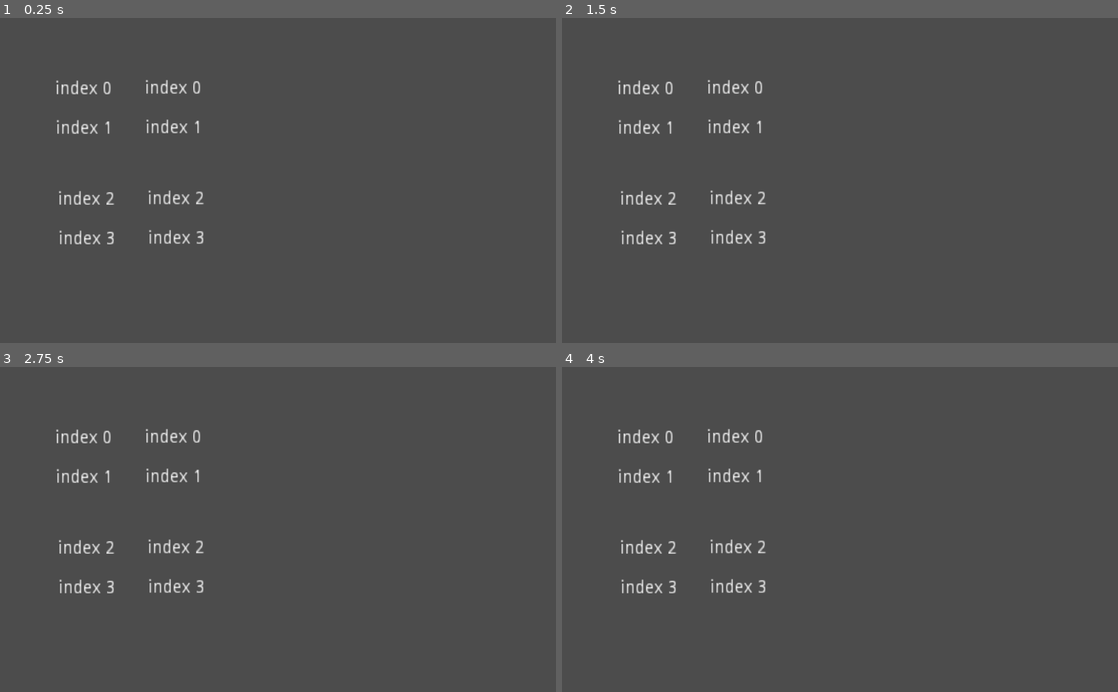
Above: before the commit, frames 1-4 (two rows, left to right).
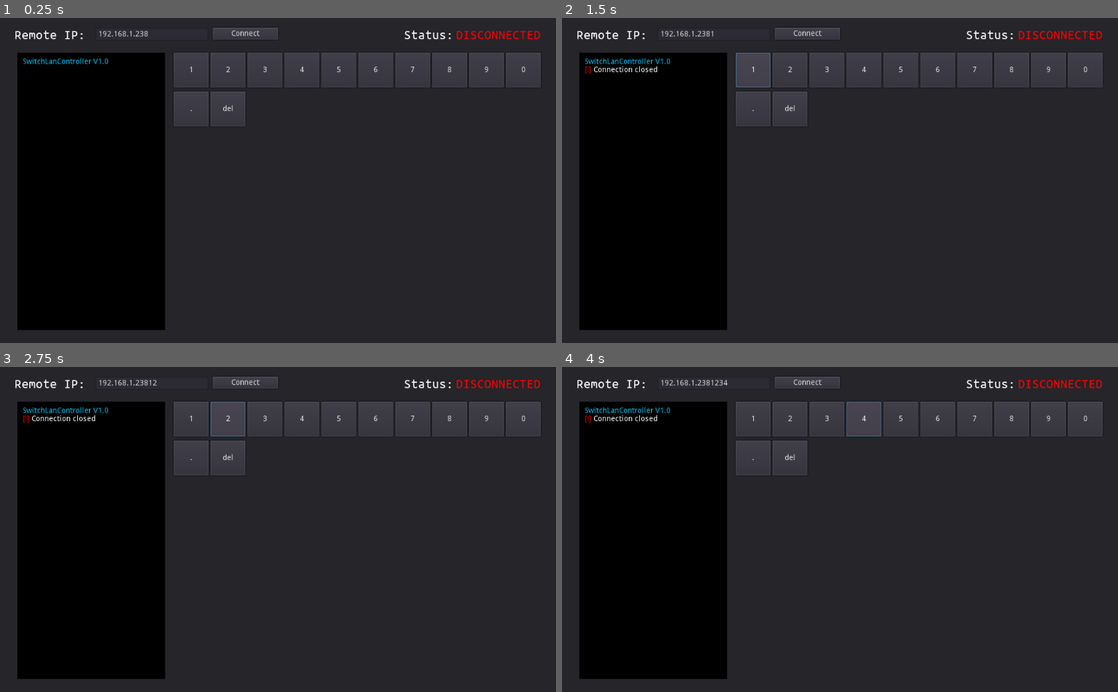
Above: after the commit, the same moments.

Repository: devnull-tech/SwitchLanController-Client
Game: Godot game, scene res://main.tscn
Same seed, same stepped clock (60 frames per second), same inputs: the game is played once before the commit and once after it.
Inputs (mouse positions are in pixels of both pictures, inside the frame that each line leads up to):
- Up to frame 1 (0.25 s): no input
- Up to frame 2 (1.5 s): click (806, 34) at 0.5 s, where only the run after the commit has a clickable "Connect"; click (751, 70) at 1.25 s, where only the run after the commit has a clickable "1"
- Up to frame 3 (2.75 s): click (227, 419) at 2 s, where only the run after the commit has a clickable "2"
- Up to frame 4 (4 s): click (828, 419) at 2.75 s, where only the run after the commit has a clickable "3"; click (862, 419) at 3.5 s, where only the run after the commit has a clickable "4"

The runs differ from the first frame. In frame 1, 92% of the frame differs, in the area x 0-100%, y 0-100%; in frame 2, 92%; in frame 3, 92%; in frame 4, 92%.

Commit message:
Style: Mejorar interfaz gráfica

Diff:
--- a/main.gd
+++ b/main.gd
@@ -1,6 +1,6 @@
 extends Control
 
-const server_url = "ws://192.168.1.238:8765"
+var connected = false
 var _client = WebSocketClient.new()
 var request: Dictionary = {
 	"action": "",
@@ -13,27 +13,32 @@
 	_client.connect("connection_error", self, "_closed")
 	_client.connect("connection_established", self, "_connected")
 	_client.connect("data_received", self, "_on_data")
-	var err = _client.connect_to_url(server_url)
-	if err != OK:
-		set_process(false)
 
 func _closed(was_clean = false):
+	connected = false
 	if not was_clean:
-		$log.text += "[!] Connection closed\n"
+		$Panel/log.bbcode_text += "[color=red][!][/color] Connection closed\n"
 	set_process(false)
+	$Panel/connect.disabled = false
+	$Panel/status.text = "DISCONNECTED"
+	$Panel/status.set("custom_colors/font_color", "#ff0000")
 
 func _connected(_proto = ""):
-	$log.text += "[+] Connected\n"
+	$Panel/log.bbcode_text += "[color=green][+][/color] Connected\n"
+	$Panel/status.text = "CONNECTED"
+	$Panel/status.set("custom_colors/font_color", "#00ff20")
+	connected = true
+	$Panel/connect.disabled = true
 
 func _on_data():
-	$log.text += "[*] Server said something \n"
+	$Panel/log.bbcode_text += "[color=blue][*][color/] Server said something\n"
 
 func _process(_delta):
 	_client.poll()
 
 func send_request():
 	var json_string: String = JSON.print(request)
-	$log.text += "[*] Sended "+json_string+"\n"
+	$Panel/log.bbcode_text += "[*] Sended "+json_string+"\n"
 	_client.get_peer(1).put_packet(json_string.to_utf8())
 
 func _input(event):
@@ -90,7 +95,21 @@
 	if event.is_action_pressed("select") or event.is_action_released("select"):
 		request.action = "select"
 		is_valid = true
-	if is_valid:
+	if is_valid and connected:
 		if not request.action.begins_with("axis"):
 			request.is_pressed = event.is_pressed()
 		send_request()
+
+func _on_connect_button_up():
+	var server_url = "ws://"+$Panel/remote_ip.text+":8765"
+	var err = _client.connect_to_url(server_url)
+	if err != OK:
+		set_process(false)
+
+func _on_vkeyboard_button_up(extra_arg_0):
+	$Panel/remote_ip.text += extra_arg_0
+
+func _on_del_button_up():
+	var ip_len = $Panel/remote_ip.text.length()
+	if ip_len > 0:
+		$Panel/remote_ip.text = $Panel/remote_ip.text.substr(0, ip_len-1)
--- a/main.tscn
+++ b/main.tscn
@@ -1,79 +1,190 @@
-[gd_scene load_steps=2 format=2]
+[gd_scene load_steps=6 format=2]
 
 [ext_resource path="res://main.gd" type="Script" id=1]
+[ext_resource path="res://fonts/UbuntuMono-Regular.ttf" type="DynamicFontData" id=2]
+
+[sub_resource type="DynamicFont" id=1]
+size = 25
+outline_color = Color( 0, 0, 0, 1 )
+font_data = ExtResource( 2 )
+
+[sub_resource type="DynamicFont" id=2]
+font_data = ExtResource( 2 )
+
+[sub_resource type="StyleBoxFlat" id=3]
+content_margin_left = 10.0
+content_margin_right = 10.0
+content_margin_top = 10.0
+content_margin_bottom = 10.0
+bg_color = Color( 0, 0, 0, 1 )
 
 [node name="Control" type="Control"]
 anchor_right = 1.0
 anchor_bottom = 1.0
 script = ExtResource( 1 )
 
-[node name="log" type="RichTextLabel" parent="."]
-visible = false
-margin_left = 61.0
-margin_top = 23.0
-margin_right = 975.0
-margin_bottom = 572.0
+[node name="Panel" type="Panel" parent="."]
+margin_right = 1024.0
+margin_bottom = 600.0
 
-[node name="Label" type="Label" parent="."]
-margin_left = 102.0
-margin_top = 115.0
-margin_right = 149.0
-margin_bottom = 129.0
-rect_scale = Vector2( 2.21355, 2.38886 )
-text = "index 0"
+[node name="Label" type="Label" parent="Panel"]
+margin_left = 27.0
+margin_top = 18.0
+margin_right = 94.0
+margin_bottom = 32.0
+custom_colors/font_color = Color( 1, 1, 1, 1 )
+custom_fonts/font = SubResource( 1 )
+text = "Remote IP:"
 
-[node name="Label2" type="Label" parent="."]
-margin_left = 103.0
-margin_top = 188.0
-margin_right = 150.0
-margin_bottom = 202.0
-rect_scale = Vector2( 2.21355, 2.38886 )
-text = "index 1"
+[node name="remote_ip" type="LineEdit" parent="Panel"]
+margin_left = 176.0
+margin_top = 18.0
+margin_right = 384.0
+margin_bottom = 42.0
+text = "192.168.1.238"
 
-[node name="Label3" type="Label" parent="."]
-margin_left = 107.0
-margin_top = 319.0
-margin_right = 154.0
-margin_bottom = 333.0
-rect_scale = Vector2( 2.21355, 2.38886 )
-text = "index 2"
+[node name="Label2" type="Label" parent="Panel"]
+margin_left = 744.0
+margin_top = 18.0
+margin_right = 835.0
+margin_bottom = 44.0
+custom_colors/font_color = Color( 1, 1, 1, 1 )
+custom_fonts/font = SubResource( 1 )
+text = "Status:"
 
-[node name="Label4" type="Label" parent="."]
-margin_left = 108.0
-margin_top = 392.0
-margin_right = 155.0
-margin_bottom = 406.0
-rect_scale = Vector2( 2.21355, 2.38886 )
-text = "index 3"
+[node name="status" type="Label" parent="Panel"]
+margin_left = 840.0
+margin_top = 18.0
+margin_right = 996.0
+margin_bottom = 44.0
+custom_colors/font_color = Color( 1, 0, 0, 1 )
+custom_fonts/font = SubResource( 1 )
+text = "DISCONNECTED"
 
-[node name="V0" type="Label" parent="."]
-margin_left = 267.0
-margin_top = 114.0
-margin_right = 586.0
+[node name="log" type="RichTextLabel" parent="Panel"]
+margin_left = 32.0
+margin_top = 64.0
+margin_right = 304.0
+margin_bottom = 576.0
+custom_colors/default_color = Color( 1, 1, 1, 1 )
+custom_fonts/mono_font = SubResource( 2 )
+custom_styles/normal = SubResource( 3 )
+bbcode_enabled = true
+bbcode_text = "[color=#00c9ff]SwitchLanController V1.0[/color]
+"
+text = "SwitchLanController V1.0
+"
+scroll_active = false
+scroll_following = true
+
+[node name="connect" type="Button" parent="Panel"]
+margin_left = 392.0
+margin_top = 18.0
+margin_right = 512.0
+margin_bottom = 40.0
+text = "Connect"
+
+[node name="HBoxContainer" type="HBoxContainer" parent="Panel"]
+margin_left = 320.0
+margin_top = 64.0
+margin_right = 1000.0
 margin_bottom = 128.0
-rect_scale = Vector2( 2.21355, 2.38886 )
-text = "index 0"
 
-[node name="V1" type="Label" parent="."]
-margin_left = 268.0
-margin_top = 187.0
-margin_right = 586.0
-margin_bottom = 201.0
-rect_scale = Vector2( 2.21355, 2.38886 )
-text = "index 1"
+[node name="1" type="Button" parent="Panel/HBoxContainer"]
+margin_right = 64.0
+margin_bottom = 64.0
+rect_min_size = Vector2( 64, 0 )
+text = "1"
 
-[node name="V2" type="Label" parent="."]
+[node name="2" type="Button" parent="Panel/HBoxContainer"]
+margin_left = 68.0
+margin_right = 132.0
+margin_bottom = 64.0
+rect_min_size = Vector2( 64, 0 )
+text = "2"
+
+[node name="3" type="Button" parent="Panel/HBoxContainer"]
+margin_left = 136.0
+margin_right = 200.0
+margin_bottom = 64.0
+rect_min_size = Vector2( 64, 0 )
+text = "3"
+
+[node name="4" type="Button" parent="Panel/HBoxContainer"]
+margin_left = 204.0
+margin_right = 268.0
+margin_bottom = 64.0
+rect_min_size = Vector2( 64, 0 )
+text = "4"
+
+[node name="5" type="Button" parent="Panel/HBoxContainer"]
 margin_left = 272.0
-margin_top = 318.0
-margin_right = 597.0
-margin_bottom = 332.0
-rect_scale = Vector2( 2.21355, 2.38886 )
-text = "index 2"
+margin_right = 336.0
+margin_bottom = 64.0
+rect_min_size = Vector2( 64, 0 )
+text = "5"
 
-[node name="V3" type="Label" parent="."]
-margin_left = 273.0
-margin_top = 391.0
-margin_right = 601.0
-margin_bottom = 405.0
-rect_scale = Vector2( 2.21355, 2.38886 )
-text = "index 3"
+[node name="6" type="Button" parent="Panel/HBoxContainer"]
+margin_left = 340.0
+margin_right = 404.0
+margin_bottom = 64.0
+rect_min_size = Vector2( 64, 0 )
+text = "6"
+
+[node name="7" type="Button" parent="Panel/HBoxContainer"]
+margin_left = 408.0
+margin_right = 472.0
+margin_bottom = 64.0
+rect_min_size = Vector2( 64, 0 )
+text = "7"
+
+[node name="8" type="Button" parent="Panel/HBoxContainer"]
+margin_left = 476.0
+margin_right = 540.0
+margin_bottom = 64.0
+rect_min_size = Vector2( 64, 0 )
+text = "8"
+
+[node name="9" type="Button" parent="Panel/HBoxContainer"]
+margin_left = 544.0
+margin_right = 608.0
+margin_bottom = 64.0
+rect_min_size = Vector2( 64, 0 )
+text = "9"
+
+[node name="0" type="Button" parent="Panel/HBoxContainer"]
+margin_left = 612.0
+margin_right = 676.0
+margin_bottom = 64.0
+rect_min_size = Vector2( 64, 0 )
+text = "0"
+
+[node name="dot" type="Button" parent="Panel"]
+margin_left = 320.0
+margin_top = 136.0
+margin_right = 384.0
+margin_bottom = 200.0
+rect_min_size = Vector2( 64, 0 )
+text = "."
+
+[node name="del" type="Button" parent="Panel"]
+margin_left = 388.0
+margin_top = 136.0
+margin_right = 452.0
+margin_bottom = 200.0
+rect_min_size = Vector2( 64, 0 )
+text = "del"
+
+[connection signal="button_up" from="Panel/connect" to="." method="_on_connect_button_up"]
+[connection signal="button_up" from="Panel/HBoxContainer/1" to="." method="_on_vkeyboard_button_up" binds= [ "1" ]]
+[connection signal="button_up" from="Panel/HBoxContainer/2" to="." method="_on_vkeyboard_button_up" binds= [ "2" ]]
+[connection signal="button_up" from="Panel/HBoxContainer/3" to="." method="_on_vkeyboard_button_up" binds= [ "3" ]]
+[connection signal="button_up" from="Panel/HBoxContainer/4" to="." method="_on_vkeyboard_button_up" binds= [ "4" ]]
+[connection signal="button_up" from="Panel/HBoxContainer/5" to="." method="_on_vkeyboard_button_up" binds= [ "5" ]]
+[connection signal="button_up" from="Panel/HBoxContainer/6" to="." method="_on_vkeyboard_button_up" binds= [ "6" ]]
+[connection signal="button_up" from="Panel/HBoxContainer/7" to="." method="_on_vkeyboard_button_up" binds= [ "7" ]]
+[connection signal="button_up" from="Panel/HBoxContainer/8" to="." method="_on_vkeyboard_button_up" binds= [ "8" ]]
+[connection signal="button_up" from="Panel/HBoxContainer/9" to="." method="_on_vkeyboard_button_up" binds= [ "9" ]]
+[connection signal="button_up" from="Panel/HBoxContainer/0" to="." method="_on_vkeyboard_button_up" binds= [ "0" ]]
+[connection signal="button_up" from="Panel/dot" to="." method="_on_vkeyboard_button_up" binds= [ "." ]]
+[connection signal="button_up" from="Panel/del" to="." method="_on_del_button_up"]
--- a/project.godot
+++ b/project.godot
@@ -13,6 +13,10 @@
 config/name="SwitchLanController-Client"
 run/main_scene="res://main.tscn"
 config/icon="res://icon.png"
+
+[display]
+
+window/stretch/mode="viewport"
 
 [gdnative]
 
Binary file added: fonts/UbuntuMono-Bold.ttf
Binary file added: fonts/UbuntuMono-BoldItalic.ttf
Binary file added: fonts/UbuntuMono-Italic.ttf
Binary file added: fonts/UbuntuMono-Regular.ttf
Not shown, changed: export/SwitchLanController-Client.pck
